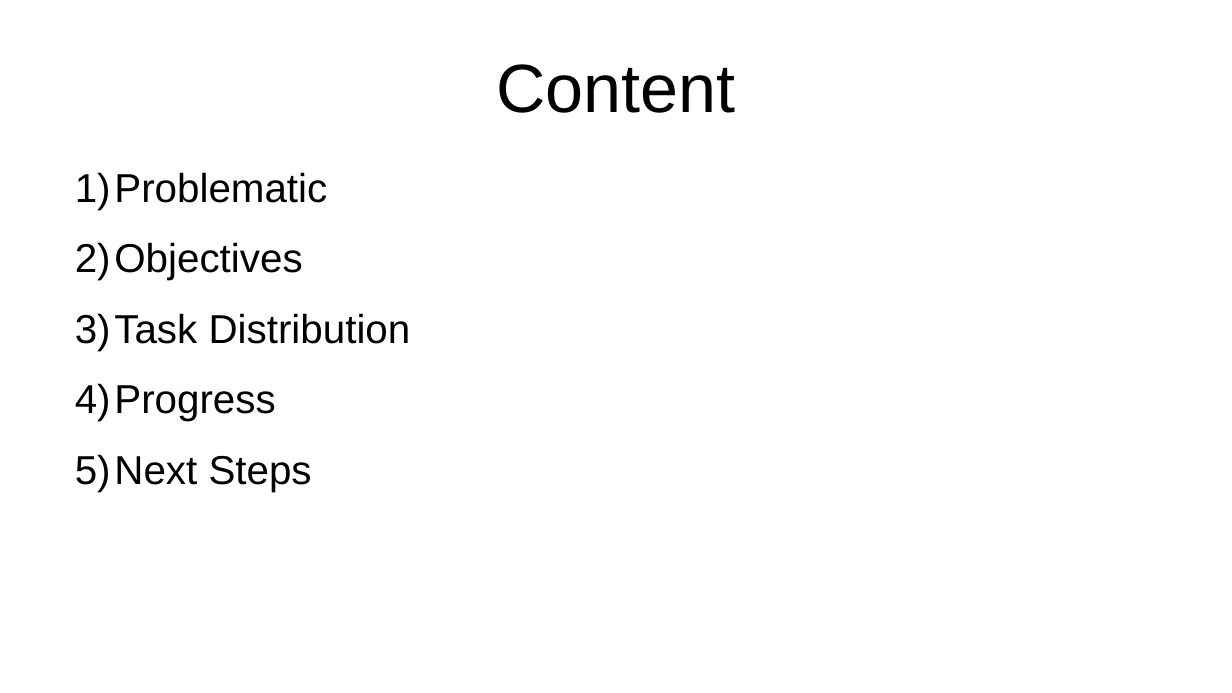
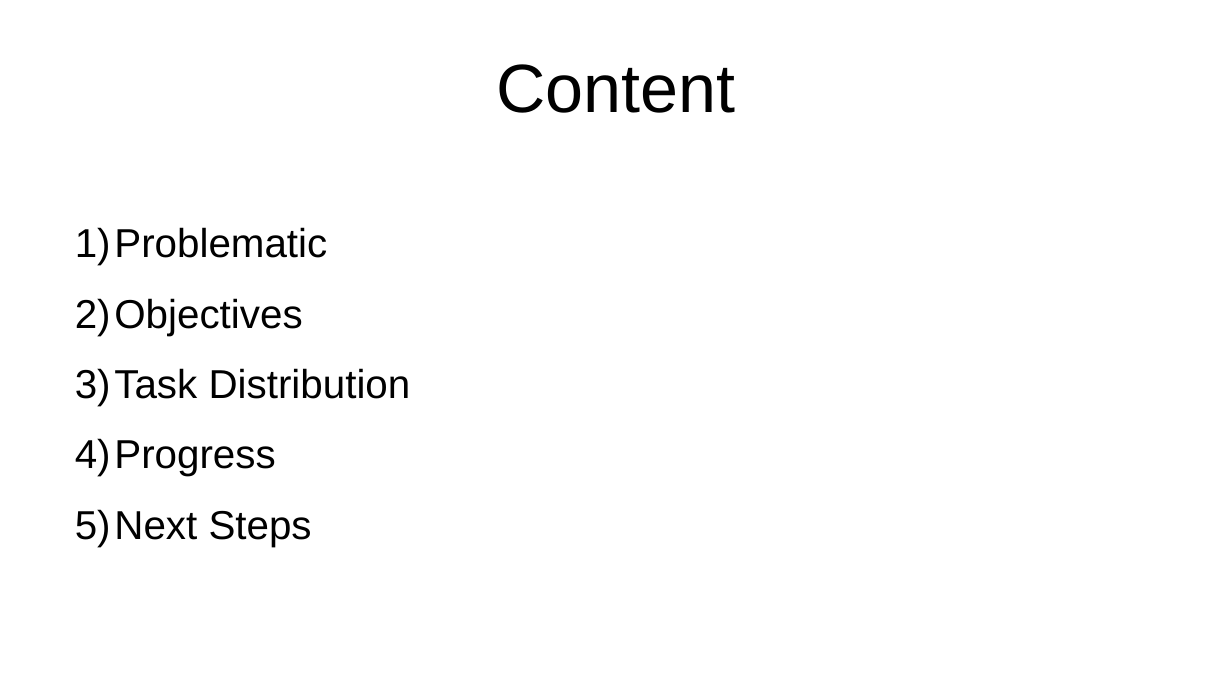
Before and after one commit to tuntuta123/sorting-algorithm-analysis, a slide deck: slide 2 of presentation.odp. Drawn at 1232x693 pixels with LibreOffice and Linux fonts; fonts in the diff are those of the drawing. Boxes give left, top, right and bottom in pixels: in the first picture for what was removed or moved away, otherwise in the second. Text is boxed around its words. In the diff, an @@ line names an element or a change of style, - is before the commit and + after.

```diff
--- a/presentation.odp
+++ b/presentation.odp
@@ text "Problematic" moved from (x1=75, y1=172, x2=411, y2=492) to (x1=75, y1=227, x2=411, y2=547) @@
```
Also in this commit, not shown: 3 other slides changed.
